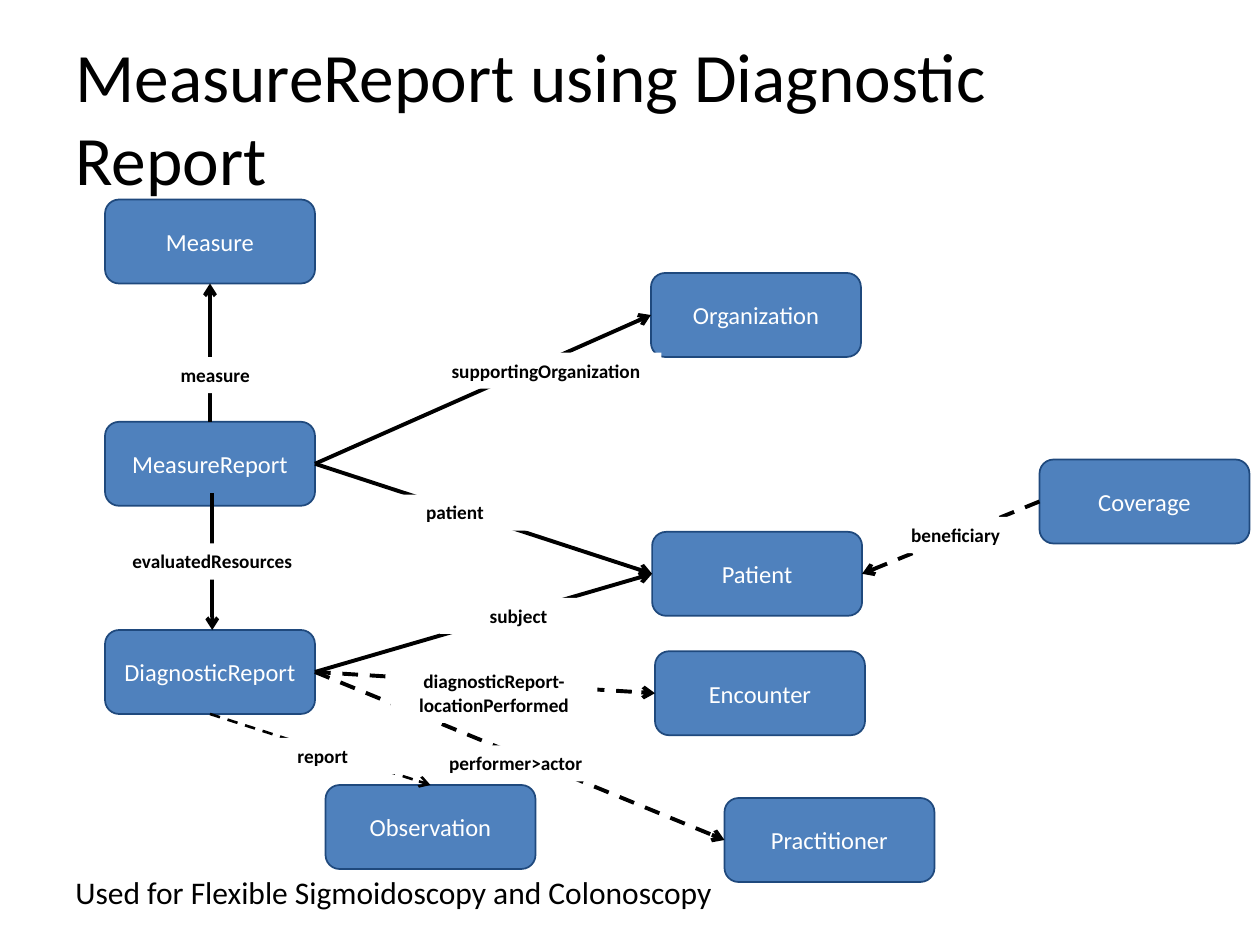
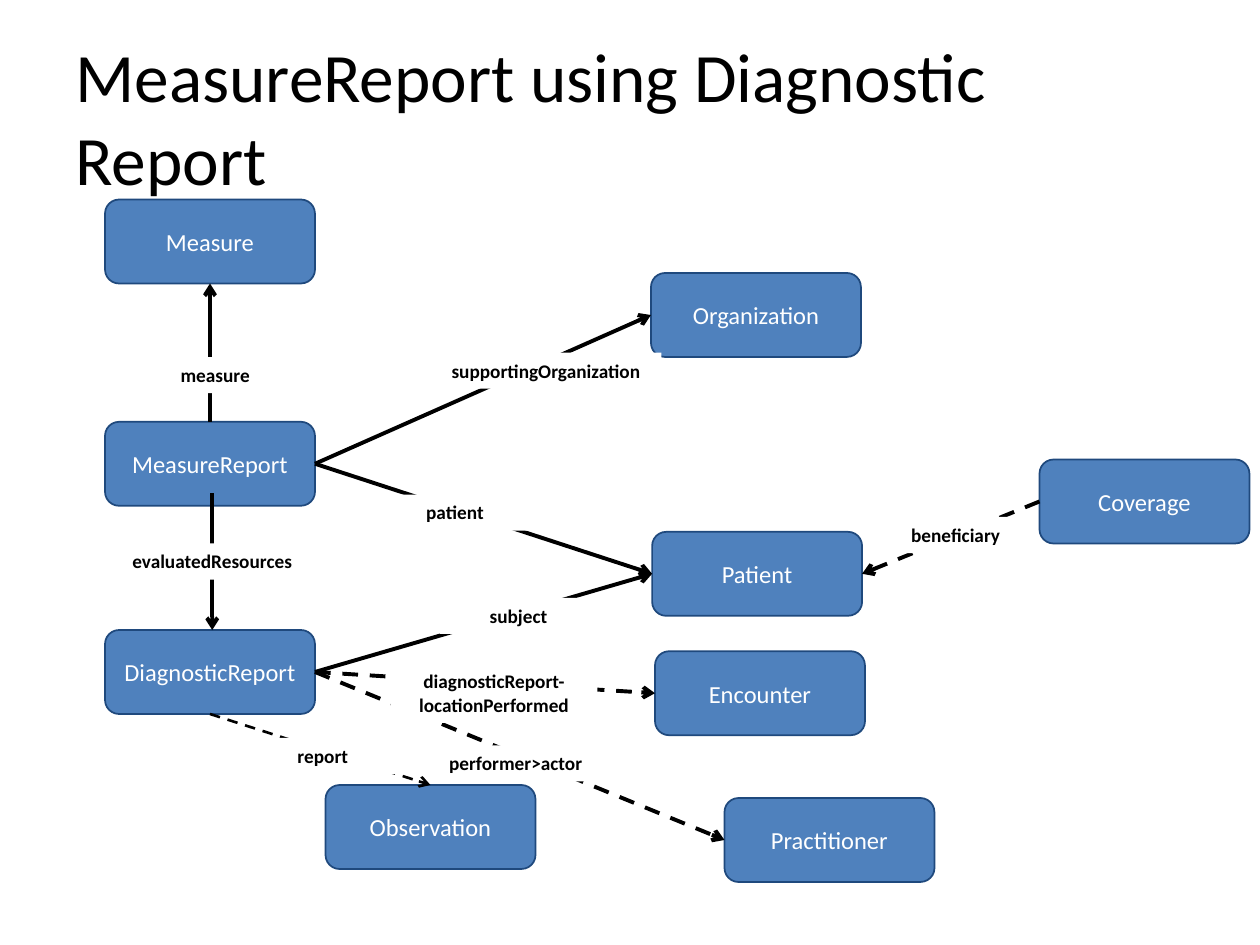
Before and after one commit to HL7/davinci-deqm, a slide deck: slide 7 of source/pages/assets/images/source/DEQM Resource Diagram - COL.pptx. Drawn at 1260x945 pixels with LibreOffice and Linux fonts; fonts in the diff are those of the drawing. Boxes give left, top, right and bottom in pixels: in the first picture for what was removed or moved away, otherwise in the second. Text is boxed around its words. In the diff, an @@ line names an element or a change of style, - is before the commit and + after.

```diff
--- a/source/pages/assets/images/source/DEQM Resource Diagram - COL.pptx
+++ b/source/pages/assets/images/source/DEQM Resource Diagram - COL.pptx
@@ text removed at bbox=[75, 882, 711, 910] @@
-Used for Flexible Sigmoidoscopy and Colonoscopy
```
Also in this commit, not shown: 2 other files.
